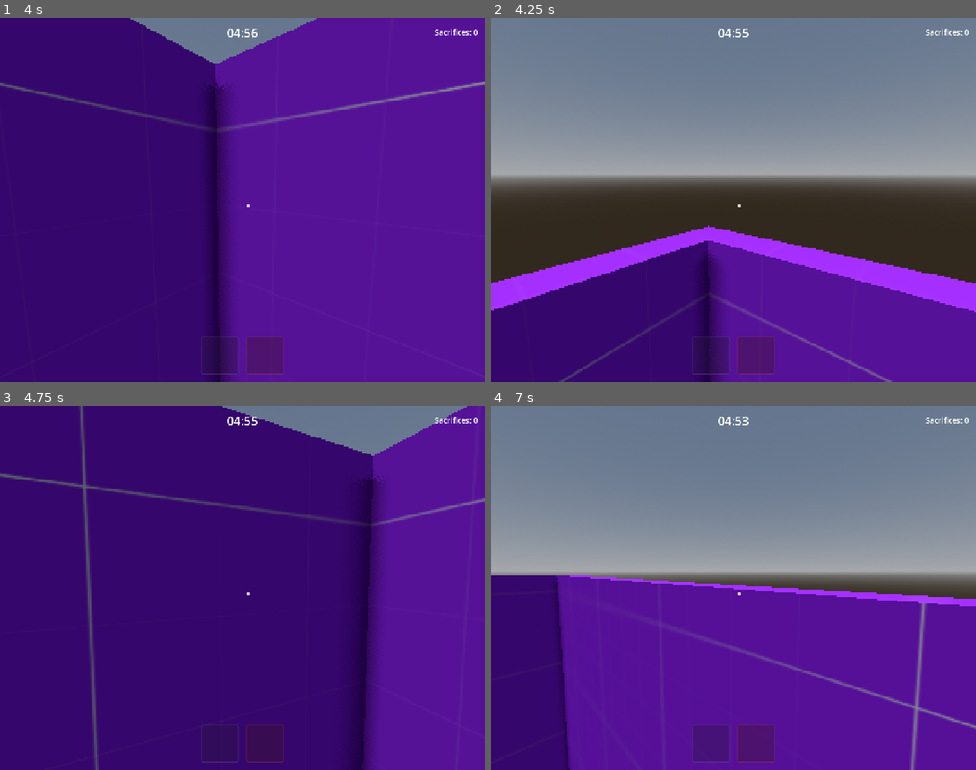
Above: before the commit, frames 1-4 (two rows, left to right).
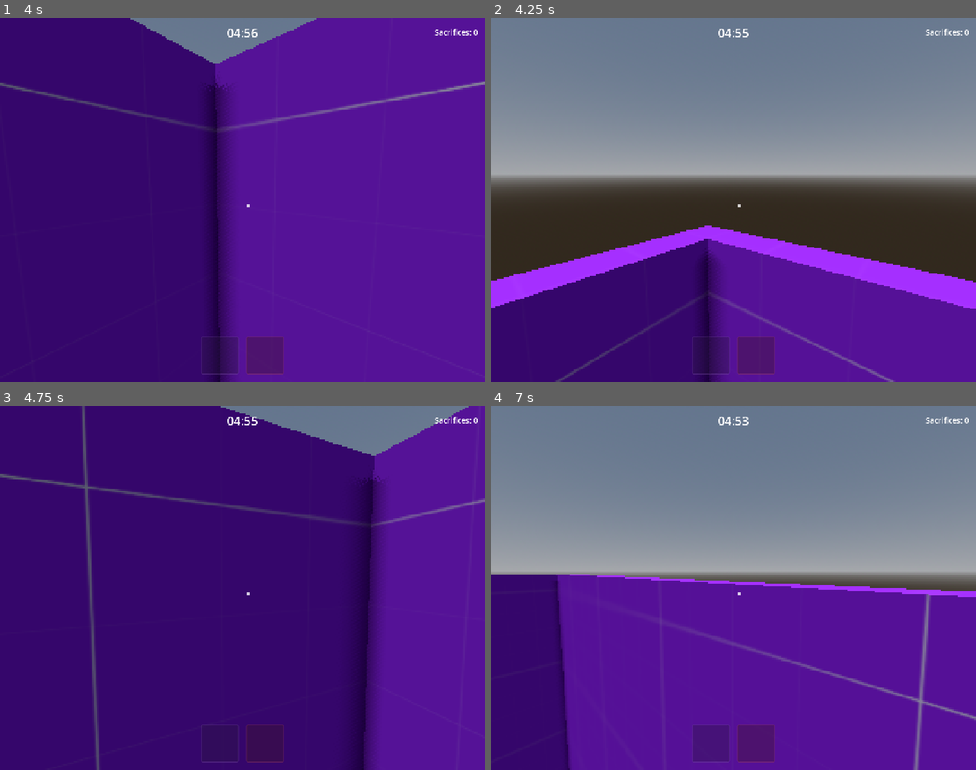
Above: after the commit, the same moments.

Repository: TheSophisticated/FindersKeepers-CSES
Game: Godot game, scene res://Maps/GameMode.tscn
The game is run twice, just before and just after one commit, with the same random seed, the same clock (stepped at 60 frames per second) and the same inputs. This scene is started directly instead of the project's main scene.
Inputs (mouse positions are in pixels of both pictures, inside the frame that each line leads up to):
- Up to frame 1 (4 s): tap Enter at 0.5 s; move the mouse to (266, 200) at 0.52 s; hold E (interact) 0.53-1.28 s; hold W (move_forward) from 0.53 s (still down); tap Space (jump) at 0.77, 1.52, 3.02, 3.77 s; move the mouse to (218, 200) at 1.27 s; tap Shift (sprint) at 1.35 s; move the mouse to (252, 192) at 2.02 s; tap 1 at 2.1 s; move the mouse to (237, 207) at 2.77 s; tap 2 at 2.85 s; move the mouse to (276, 203) at 3.52 s; tap R at 3.6 s
- Up to frame 2 (4.25 s): keep holding W (move_forward)
- Up to frame 3 (4.75 s): keep holding W (move_forward); move the mouse to (203, 584) at 4.27 s; tap E (interact) at 4.35 s; tap Space (jump) at 4.52 s
- Up to frame 4 (7 s): move the mouse to (738, 588) at 5.02 s; hold Shift (sprint) 5.03-5.78 s; move the mouse to (714, 580) at 5.77 s; release W (move_forward) at 5.78 s; hold D (move_right) 5.78-6.53 s; tap 1 at 5.85 s; tap Space (jump) at 6.02, 6.77 s; move the mouse to (757, 588) at 6.52 s; hold W (move_forward) from 6.53 s (still down); tap 2 at 6.6 s

Frame 1 is identical in both runs. In frame 2, 1.2% of the frame differs, in the area x 0-100%, y 57-100%; in frame 3, 1.0%; in frame 4, 3.7%, in the area x 0-100%, y 46-100%.
Error before the commit: Modulo by zero error in operator '%'. (res://scripts/managers/SpawnManager.gd:23)

Commit message:
fix tarot and body part spawn points

Diff:
--- a/Maps/GameMode.tscn
+++ b/Maps/GameMode.tscn
@@ -96,10 +96,11 @@
 spawn_path = NodePath("../SubViewportContainer/SubViewport/WorldObjects")
 spawn_limit = 4
 
-[node name="TarotCardSpawner" type="Node3D" parent="." unique_id=1817543051]
+[node name="TarotCardSpawner" type="Node3D" parent="." unique_id=1817543051 node_paths=PackedStringArray("spawn_points")]
 script = ExtResource("2_abnra")
 object_scene = ExtResource("3_abnra")
 object_scenes = Array[PackedScene]([ExtResource("4_gdwpl"), ExtResource("5_oaoby"), ExtResource("6_yjxwv")])
+spawn_points = [NodePath("TarotSpawn1"), NodePath("TarotSpawn2"), NodePath("TarotSpawn3")]
 
 [node name="TarotSpawn1" type="Marker3D" parent="TarotCardSpawner" unique_id=191008190]
 transform = Transform3D(1, 0, 0, 0, 1, 0, 0, 0, 1, -1.76277, 0.368119, 0)
@@ -115,9 +116,10 @@
 spawn_path = NodePath("../../SubViewportContainer/SubViewport/WorldObjects")
 spawn_limit = 12
 
-[node name="BodyPartSpawner" type="Node3D" parent="." unique_id=488715404]
+[node name="BodyPartSpawner" type="Node3D" parent="." unique_id=488715404 node_paths=PackedStringArray("spawn_points")]
 script = ExtResource("2_abnra")
 object_scene = ExtResource("10_part")
+spawn_points = [NodePath("BodySpawn1"), NodePath("BodySpawn2"), NodePath("BodySpawn3"), NodePath("BodySpawn4"), NodePath("BodySpawn5"), NodePath("BodySpawn6"), NodePath("BodySpawn7"), NodePath("BodySpawn8"), NodePath("BodySpawn9"), NodePath("BodySpawn10"), NodePath("BodySpawn11"), NodePath("BodySpawn12")]
 object_spawner_type = 1
 
 [node name="BodySpawn1" type="Marker3D" parent="BodyPartSpawner" unique_id=2062795408]
